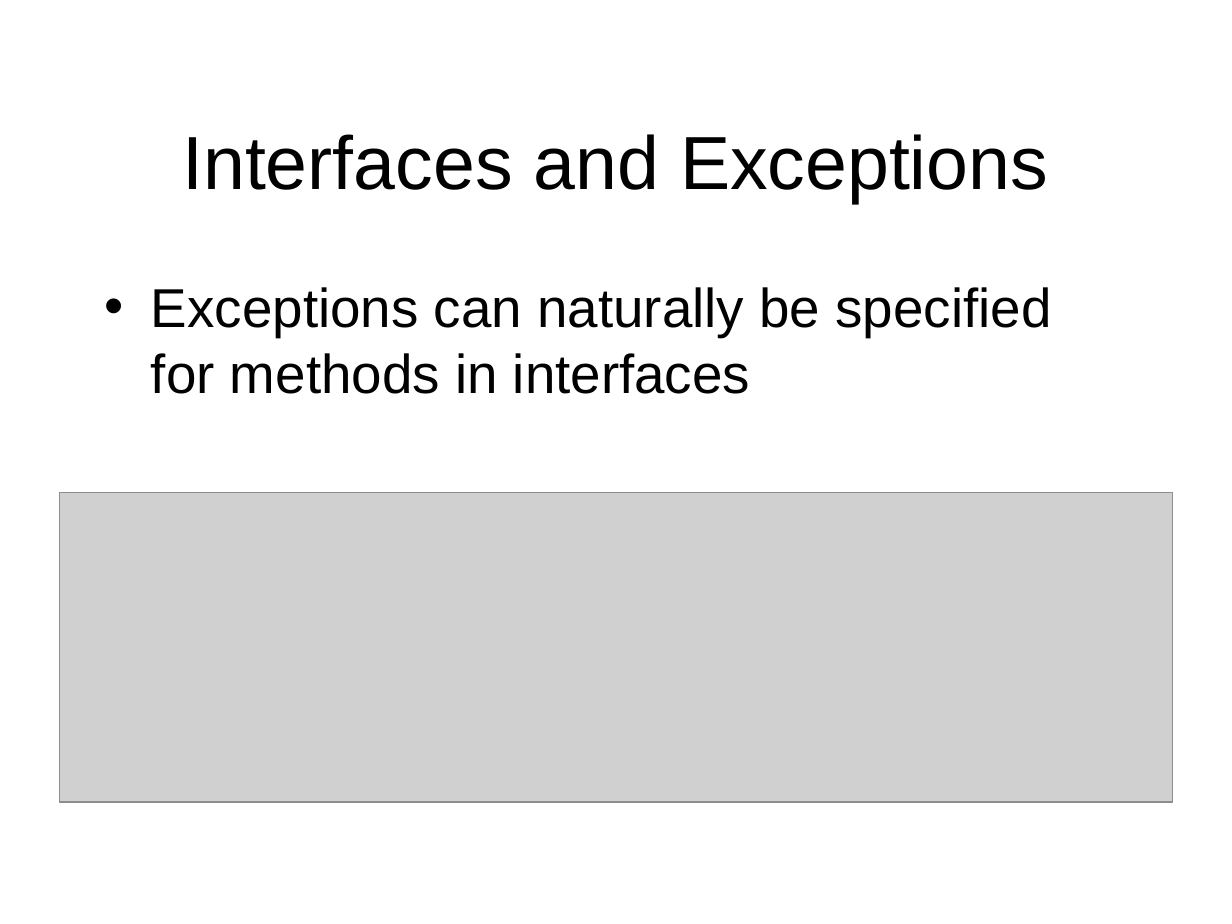
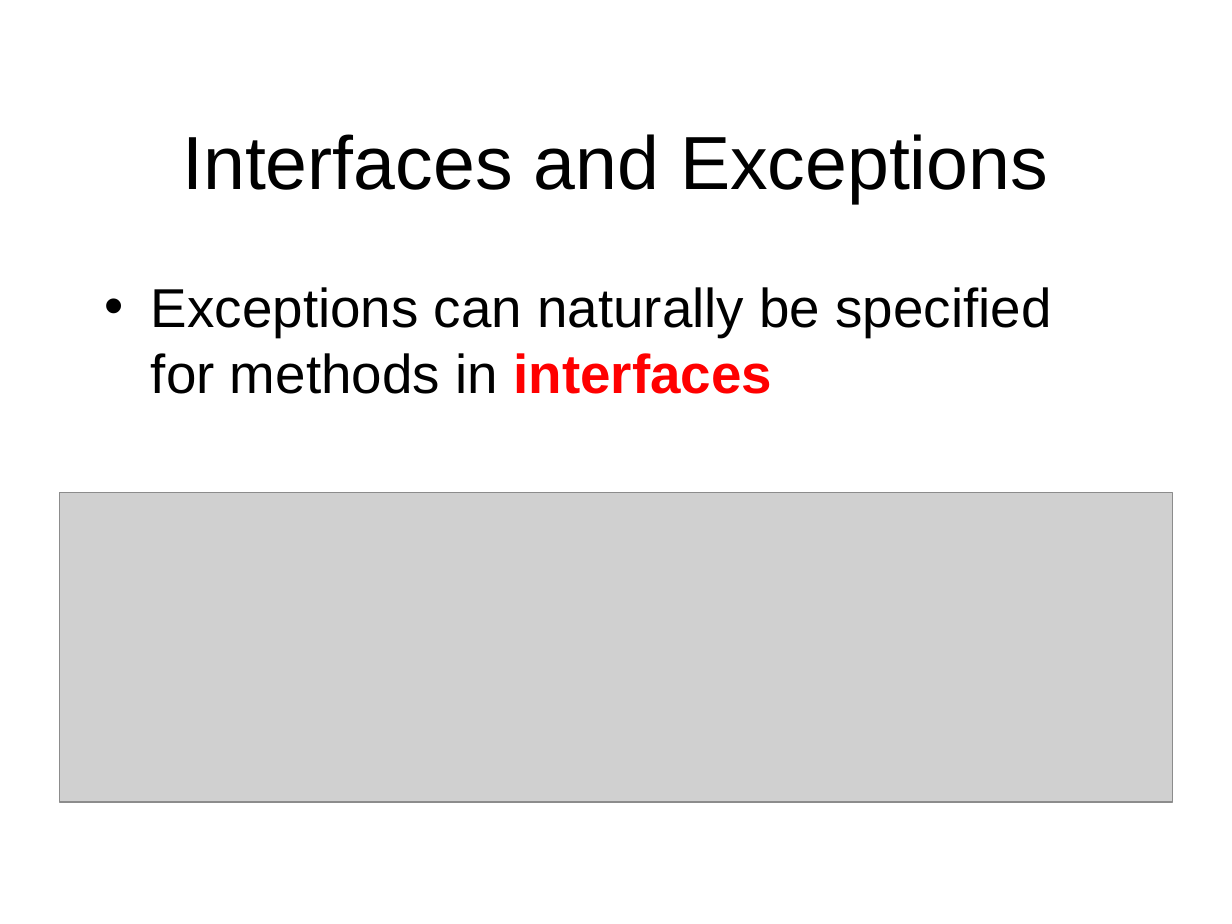
Before and after one commit to octaviordz/zjnu2017.github.io, a slide deck: slide 35 of OOP/lectures/060--Internal.Classes.and.Exceptions.pptx. Drawn at 1232x924 pixels with LibreOffice and Linux fonts; fonts in the diff are those of the drawing; grey boxes stand for pictures. Boxes give left, top, right and bottom in pixels: in the first picture for what was removed or moved away, otherwise in the second. Text is boxed around its words. In the diff, an @@ line names an element or a change of style, - is before the commit and + after.

```diff
--- a/OOP/lectures/060--Internal.Classes.and.Exceptions.pptx
+++ b/OOP/lectures/060--Internal.Classes.and.Exceptions.pptx
@@ text "Exceptions can naturally be specified ..." at [151, 287, 1052, 394]: text colour #000000 to #FF0000, bold on in "interfaces" @@
```
Also in this commit, not shown: 15 other slides changed, 1 other file.
